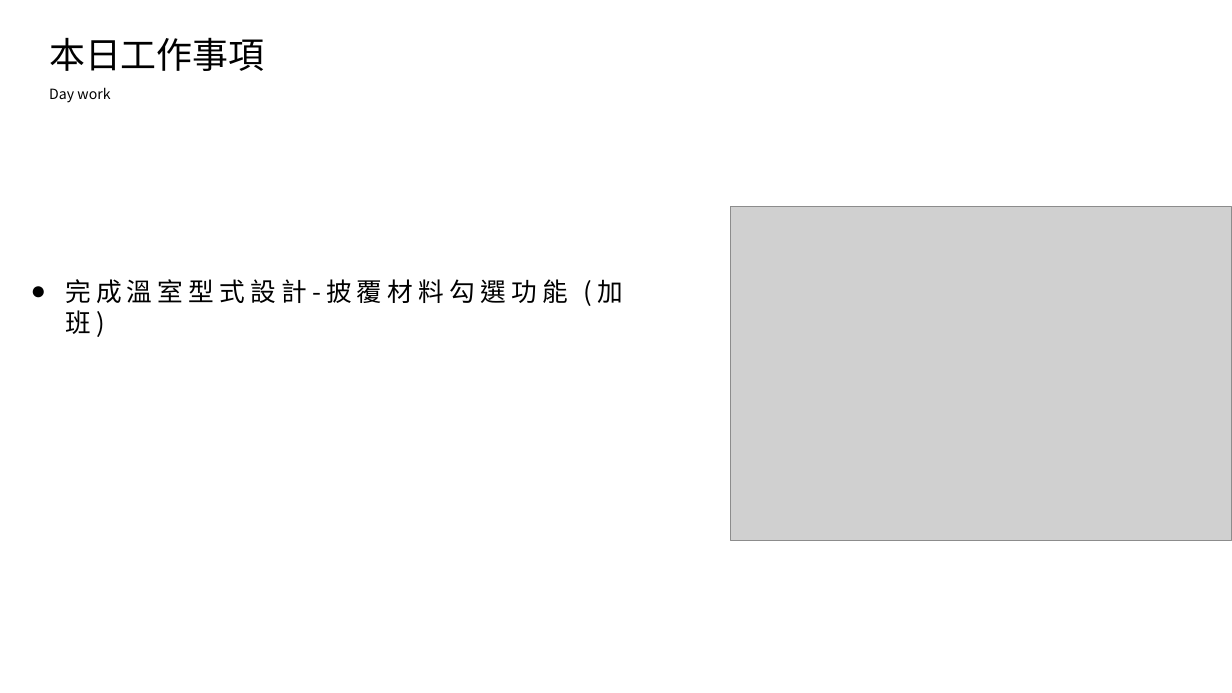
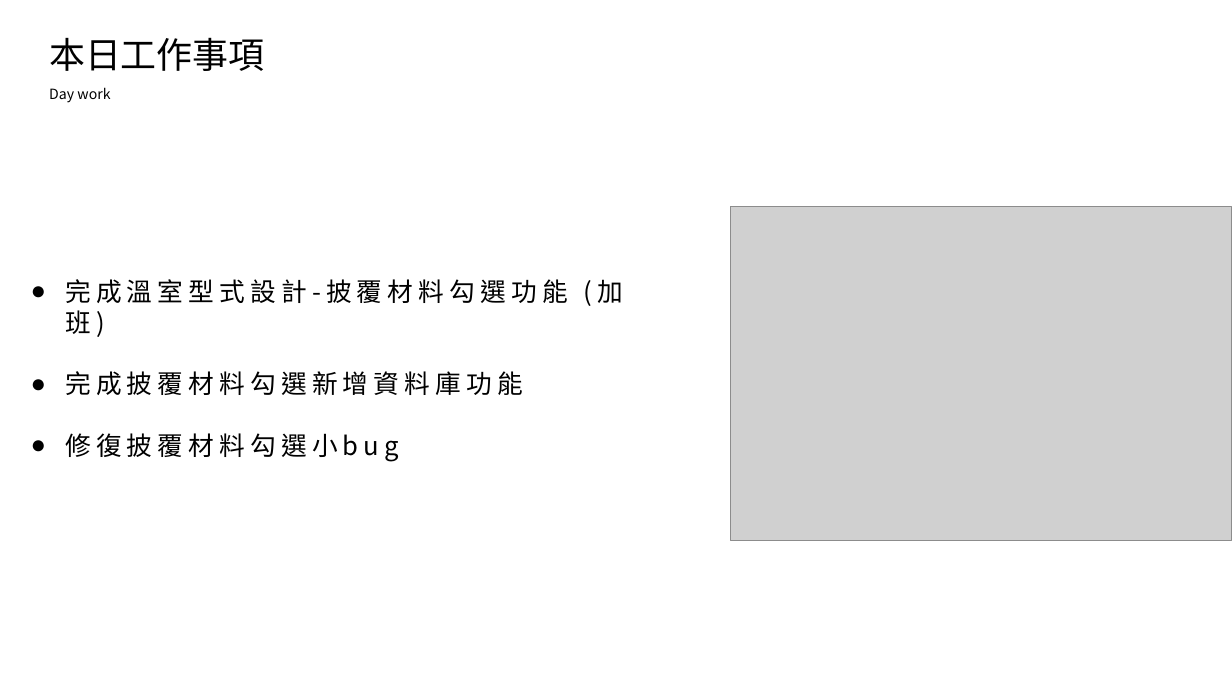
Before and after one commit to king637324/KnowledgeGreenhouseSystem, a slide deck: slide 2 of 工作日報_葉柏漢/2021.08/2021.08.18(加班)~2021.08.19工作日報_葉柏漢.pptx. Drawn at 1232x693 pixels with LibreOffice and Linux fonts; fonts in the diff are those of the drawing; grey boxes stand for pictures. Boxes give left, top, right and bottom in pixels: in the first picture for what was removed or moved away, otherwise in the second. Text is boxed around its words. In the diff, an @@ line names an element or a change of style, - is before the commit and + after.

```diff
--- a/工作日報_葉柏漢/2021.08/2021.08.18(加班)~2021.08.19工作日報_葉柏漢.pptx
+++ b/工作日報_葉柏漢/2021.08/2021.08.18(加班)~2021.08.19工作日報_葉柏漢.pptx
@@ text at box(65, 371, 522, 461): paragraphs added @@
+● 完成披覆材料勾選新增資料庫功能
+● 修復披覆材料勾選小bug
```
Also in this commit, not shown: 2 other slides changed, 1 slide added, 12 other files.
